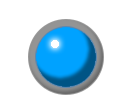
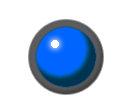
Two versions of the same layered image (116 x 109). Layer-by-layer changes:
pixels changed over <box>29,20,103,94</box> (layer not identified)
